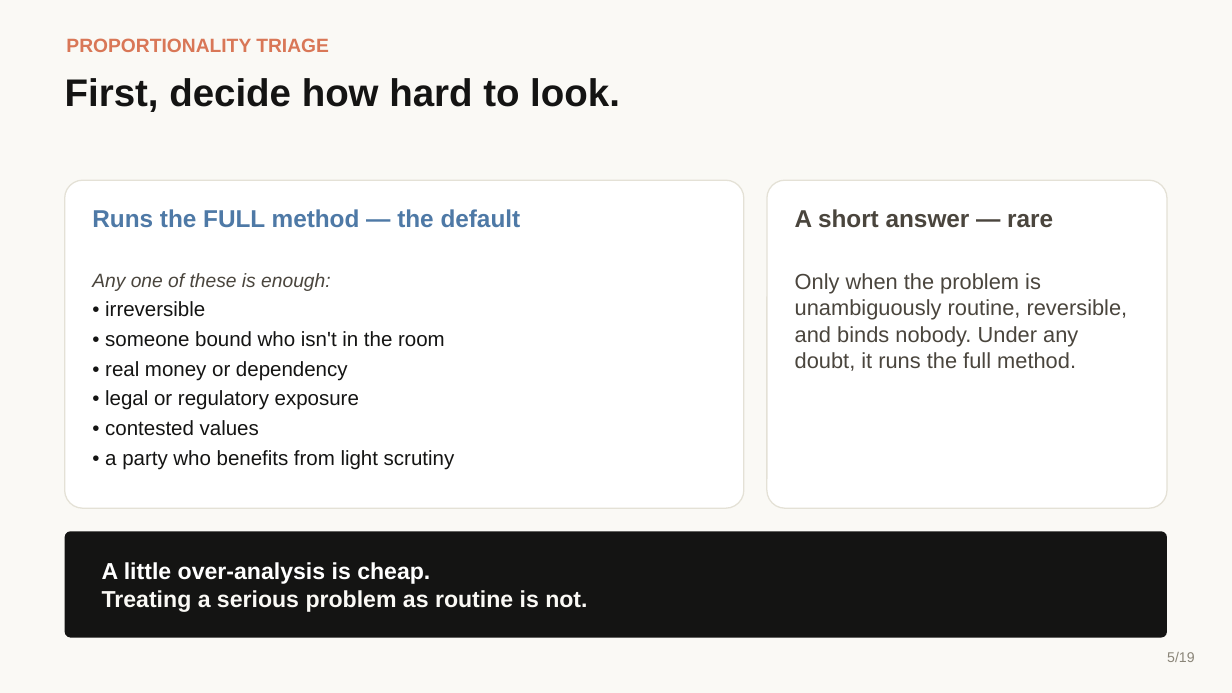
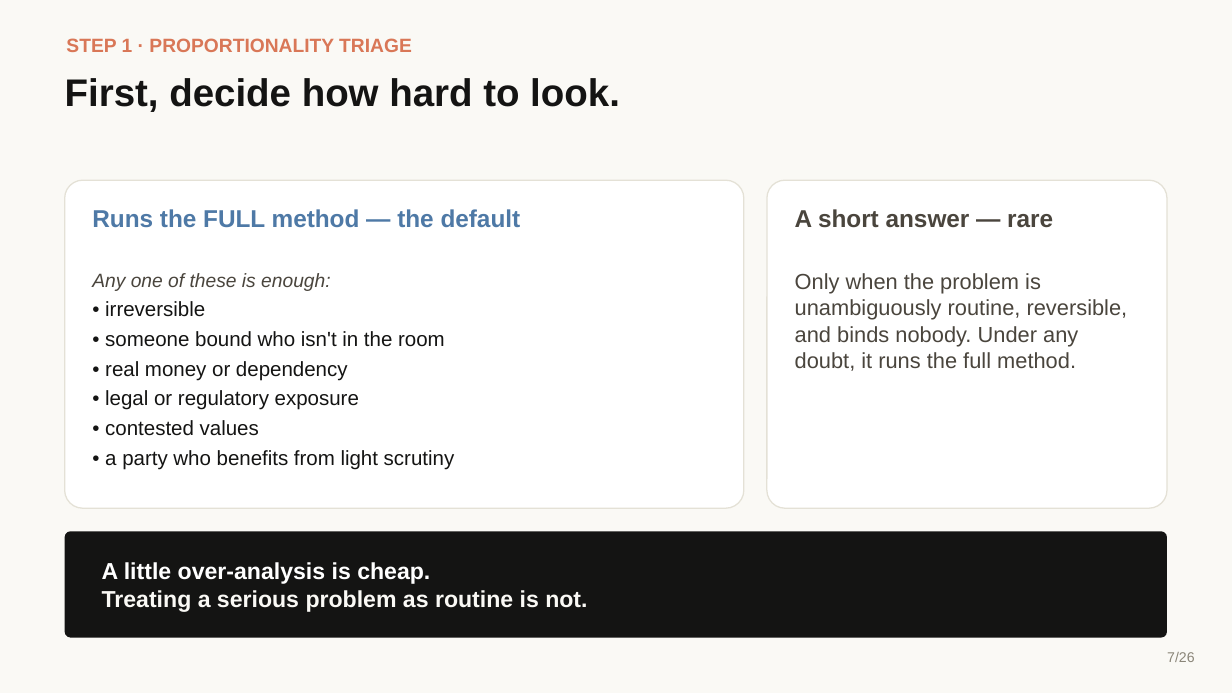
Before and after one commit to ComplexAR/Insight-Engine, a slide deck: slide 7 of Presentation/Insight-Engine-Explainer.pptx (slide 5 before the commit). Drawn at 1232x693 pixels with LibreOffice and Linux fonts; fonts in the diff are those of the drawing. Boxes give left, top, right and bottom in pixels: in the first picture for what was removed or moved away, otherwise in the second. Text is boxed around its words. In the diff, an @@ line names an element or a change of style, - is before the commit and + after.

Commit message:
Update explainer deck, script, and generator
Update the chaptered explainer to the 26-slide build: a uniform 12-box
"How it works" map with the invoking command on every step, the 1-12
numbering, dedicated Render (Step 11) and Track (Step 12) slides, and
the model-choice regrouping (adjudication mechanics followed by the two
model-choice slides).

```diff
--- a/Presentation/Insight-Engine-Explainer.pptx
+++ b/Presentation/Insight-Engine-Explainer.pptx
@@ text at box(66, 38, 412, 52): text changed @@
-PROPORTIONALITY TRIAGE
+STEP 1 · PROPORTIONALITY TRIAGE
@@ text at box(1167, 652, 1194, 662): text changed @@
-5/19
+7/26
```
Also in this commit, not shown: 17 other slides changed, 8 slides added, 1 slide removed, 2 other files.
